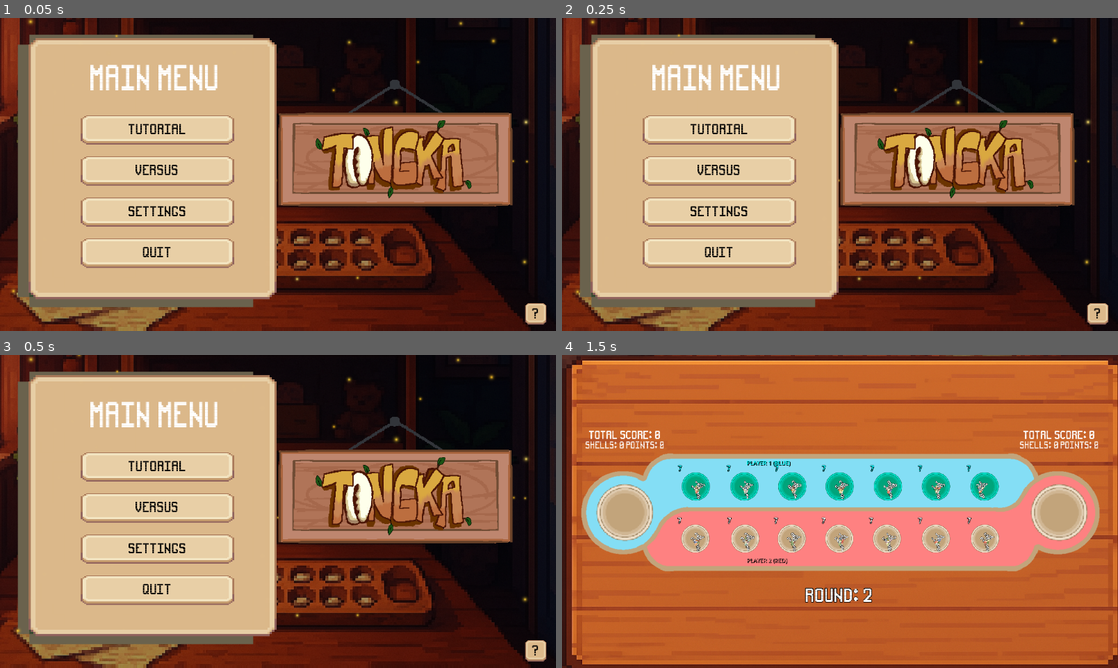
Above: before the commit, frames 1-4 (two rows, left to right).
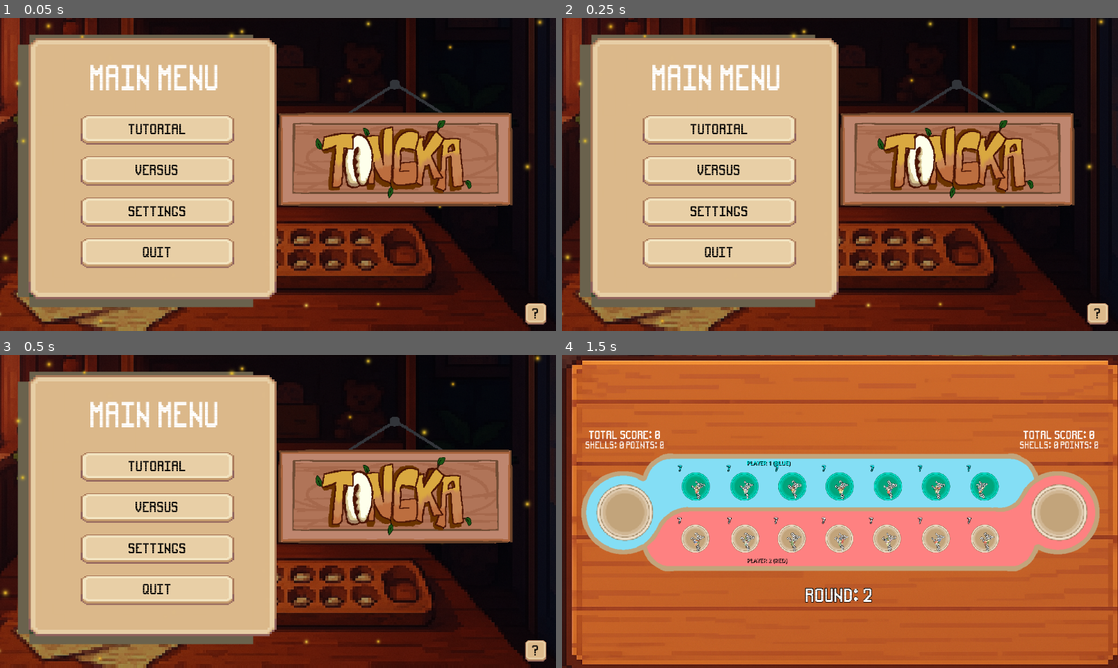
Above: after the commit, the same moments.

Repository: Hoplyman/GameHackathon-Achuuuspekoply
Game: Godot game, scene res://Main Menu/main_menu.tscn
Same seed, same stepped clock (60 frames per second), same inputs: the game is played once before the commit and once after it.
Inputs (mouse positions are in pixels of both pictures, inside the frame that each line leads up to):
- Up to frame 1 (0.05 s): no input
- Up to frame 2 (0.25 s): no input
- Up to frame 3 (0.5 s): no input
- Up to frame 4 (1.5 s): click "Versus" at 0.5 s; move the mouse to (984, 486) at 1.27 s; click (984, 486) at 1.42 s

The runs differ from the first frame. In frame 1, 0.4% of the frame differs, in the area x 0-98%, y 0-98%; in frame 2, 0.4%; in frame 3, 0.4%; in frame 4, nothing differs.

Commit message:
Add score-based win condition and instant win logic
Introduces a score-based win condition where reaching 100 points triggers an instant win, with supporting logic in MainHouse.gd and GameManager.gd. Updates the end game screen to display score-based results and changes the quit button to return to the main menu.

Diff:
--- a/Main Menu/main_menu.tscn
+++ b/Main Menu/main_menu.tscn
@@ -191,6 +191,7 @@
 
 [node name="GPUParticles2D" type="GPUParticles2D" parent="."]
 position = Vector2(573, 280)
+scale = Vector2(1.19, 1.19)
 amount = 95
 texture = ExtResource("3_ev4s5")
 lifetime = 50.0
--- a/objects/MainHouse.gd
+++ b/objects/MainHouse.gd
@@ -61,9 +61,23 @@
 
 # NEW: Calculate and update total score
 func calculate_total_score():
+	var old_total = total_score
 	total_score = shells * scores
 	print("MainHouse total score calculated: ", shells, " shells × ", scores, " points = ", total_score)
 
+	# NEW: Check for instant win condition when score reaches 100
+	if total_score >= 100 and old_total < 100:
+		print("INSTANT WIN! MainHouse reached ", total_score, " points!")
+		# Get the GameManager and trigger immediate game over
+		var game_manager = get_tree().get_first_node_in_group("game_manager")
+		if game_manager and game_manager.has_method("check_game_over"):
+			# Call it on the next frame to avoid potential conflicts
+			call_deferred("_trigger_instant_win", game_manager)
+
+func _trigger_instant_win(game_manager):
+	if game_manager.game_active:  # Only trigger if game is still active
+		print("Triggering instant win check...")
+		game_manager.check_game_over()
 # Take all shells (used at end of game to collect remaining pits)
 func take_all_shells() -> int:
 	var temp = shells
@@ -208,7 +222,7 @@
 	shells = shell_count  # Update the stored shells value
 	var totalscores = scores  # This gets updated inside count_shells_in_area()
 
-	# Calculate total winning score
+	# Calculate total winning score AND check for instant win
 	calculate_total_score()
 
 	# Update main label (shells and points)
@@ -217,7 +231,7 @@
 	else:
 		print("Warning: StoneLabel not found in MainHouse")
 
-	# NEW: Update score label (winning calculation)
+	# Update score label (winning calculation)
 	if score_label:
 		score_label.text = "TOTAL SCORE: " + str(total_score)
 
--- a/scenes/GameManager.gd
+++ b/scenes/GameManager.gd
@@ -22,6 +22,7 @@
 var final_scores_label: Label
 var play_again_button: Button
 var quit_button: Button
+var WINNING_SCORE: int = 100
 
 # Resolution scaling
 var base_resolution = Vector2(1920, 1080)
@@ -107,7 +108,7 @@
 
 	# Quit button
 	quit_button = Button.new()
-	quit_button.text = "QUIT"
+	quit_button.text = "MAIN MENU"
 	quit_button.position = scaled_position(Vector2(960, 720))
 	quit_button.size = scaled_position(Vector2(200, 60))
 	quit_button.add_theme_font_size_override("font_size", scaled_font_size(24))
@@ -550,7 +551,27 @@
 
 # ENHANCED: Better game over checking with multiple win conditions
 func check_game_over() -> bool:
-	# Standard Mancala win condition: One player has no shells left
+	# NEW: Score-based win condition - check if any player reached 100 total score
+	var player1_total_score = 0
+	var player2_total_score = 0
+
+	if main_houses.size() >= 2:
+		# Get total scores from main houses
+		if main_houses[0] and main_houses[0].has_method("get_total_score"):
+			player1_total_score = main_houses[0].get_total_score()
+
+		if main_houses[1] and main_houses[1].has_method("get_total_score"):
+			player2_total_score = main_houses[1].get_total_score()
+
+		print("Current total scores - Player 1: ", player1_total_score, ", Player 2: ", player2_total_score)
+
+		# Check if either player reached the winning score
+		if player1_total_score >= WINNING_SCORE or player2_total_score >= WINNING_SCORE:
+			print("Score-based win condition met!")
+			end_game_score_based(player1_total_score, player2_total_score)
+			return true
+
+	# Fallback: Standard Mancala win condition if no one reached 100 points yet
 	var player1_empty = true
 	var player2_empty = true
 
@@ -564,20 +585,85 @@
 			player2_empty = false
 			break
 
-	# OPTIONAL: Add score-based win condition (uncomment to enable)
-	# var player1_score = get_main_house_shells(0)
-	# var player2_score = get_main_house_shells(1)
-	# var score_win_threshold = 50  # Adjust as needed
-
-	if player1_empty or player2_empty: # or player1_score >= score_win_threshold or player2_score >= score_win_threshold:
+	if player1_empty or player2_empty:
+		print("Standard win condition met - one player has no shells left")
 		end_game()
 		return true
 
 	return false
 
+func end_game_score_based(player1_score: int, player2_score: int):
+	game_active = false  # This stops new moves but keeps everything else running
+	awaiting_special_shell_selection = false
+	if special_shell_selector:
+		special_shell_selector.hide_selection()
+	print("Game Over - Score-based victory!")
+
+	# Show end game screen with current scores (no stopping activities)
+	show_end_game_screen_score_based(player1_score, player2_score)
+
+func show_end_game_screen_score_based(player1_score: int, player2_score: int):
+	if not end_game_overlay:
+		print("ERROR: End game overlay not found!")
+		return
+
+	# Determine winner and set colors
+	var winner_text: String
+	var winner_color: Color
+
+	if player1_score >= WINNING_SCORE and player2_score >= WINNING_SCORE:
+		# Both reached 100, higher score wins
+		if player1_score > player2_score:
+			winner_text = "PLAYER 1 WINS!"
+			winner_color = Color.CYAN
+		elif player2_score > player1_score:
+			winner_text = "PLAYER 2 WINS!"
+			winner_color = Color.LIGHT_CORAL
+		else:
+			winner_text = "IT'S A TIE!"
+			winner_color = Color.YELLOW
+	elif player1_score >= WINNING_SCORE:
+		winner_text = "PLAYER 1 WINS!"
+		winner_color = Color.CYAN
+	elif player2_score >= WINNING_SCORE:
+		winner_text = "PLAYER 2 WINS!"
+		winner_color = Color.LIGHT_CORAL
+	else:
+		winner_text = "GAME OVER"
+		winner_color = Color.WHITE
+
+	# Update winner label
+	winner_label.text = winner_text
+	winner_label.add_theme_color_override("font_color", winner_color)
+
+	# Update final scores
+	var scores_text = "FINAL TOTAL SCORES:\n\nPlayer 1 (Blue): " + str(player1_score) + " points"
+	if player1_score >= WINNING_SCORE:
+		scores_text += " ★ WINNER!"
+
+	scores_text += "\nPlayer 2 (Red): " + str(player2_score) + " points"
+	if player2_score >= WINNING_SCORE:
+		scores_text += " ★ WINNER!"
+
+	if player1_score != player2_score:
+		var margin = abs(player1_score - player2_score)
+		scores_text += "\n\nMargin of Victory: " + str(margin) + " points"
+
+	scores_text += "\n\nFirst to " + str(WINNING_SCORE) + " points wins!"
+
+	final_scores_label.text = scores_text
+
+	# Show the overlay with animation
+	end_game_overlay.modulate = Color(1, 1, 1, 0)  # Start transparent
+	end_game_overlay.visible = true
+
+	var tween = create_tween()
+	tween.tween_property(end_game_overlay, "modulate:a", 1.0, 0.5)  # Fade in
+
+	print("Score-based end game screen displayed: ", winner_text)
 # ENHANCED: Better end game with overlay screen
 func end_game():
-	game_active = false
+	game_active = false  # This stops new moves but keeps everything else running
 	awaiting_special_shell_selection = false
 	if special_shell_selector:
 		special_shell_selector.hide_selection()
@@ -673,8 +759,9 @@
 
 # NEW: Handle quit button
 func _on_quit_pressed():
-	print("Quitting game...")
-	get_tree().quit()
+	print("Returning to main menu...")
+	# Change scene to main menu
+	get_tree().change_scene_to_file("res://Main Menu/main_menu.tscn")
 
 # OPTIONAL: Add pause/unpause functionality
 func pause_game():
